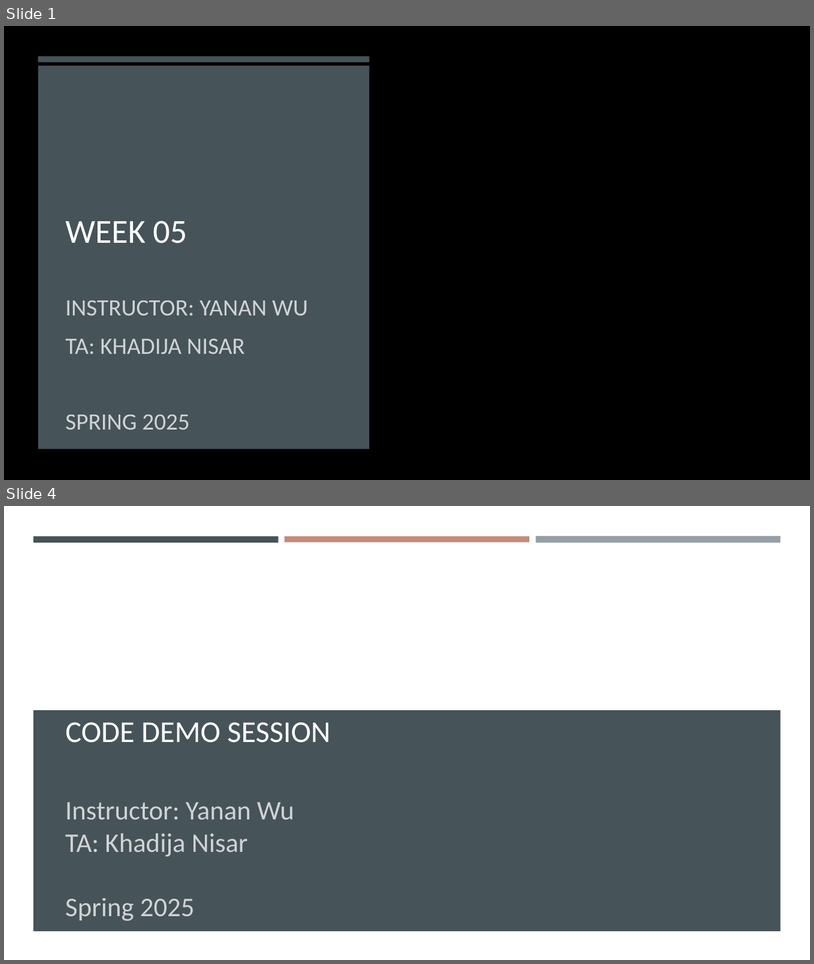
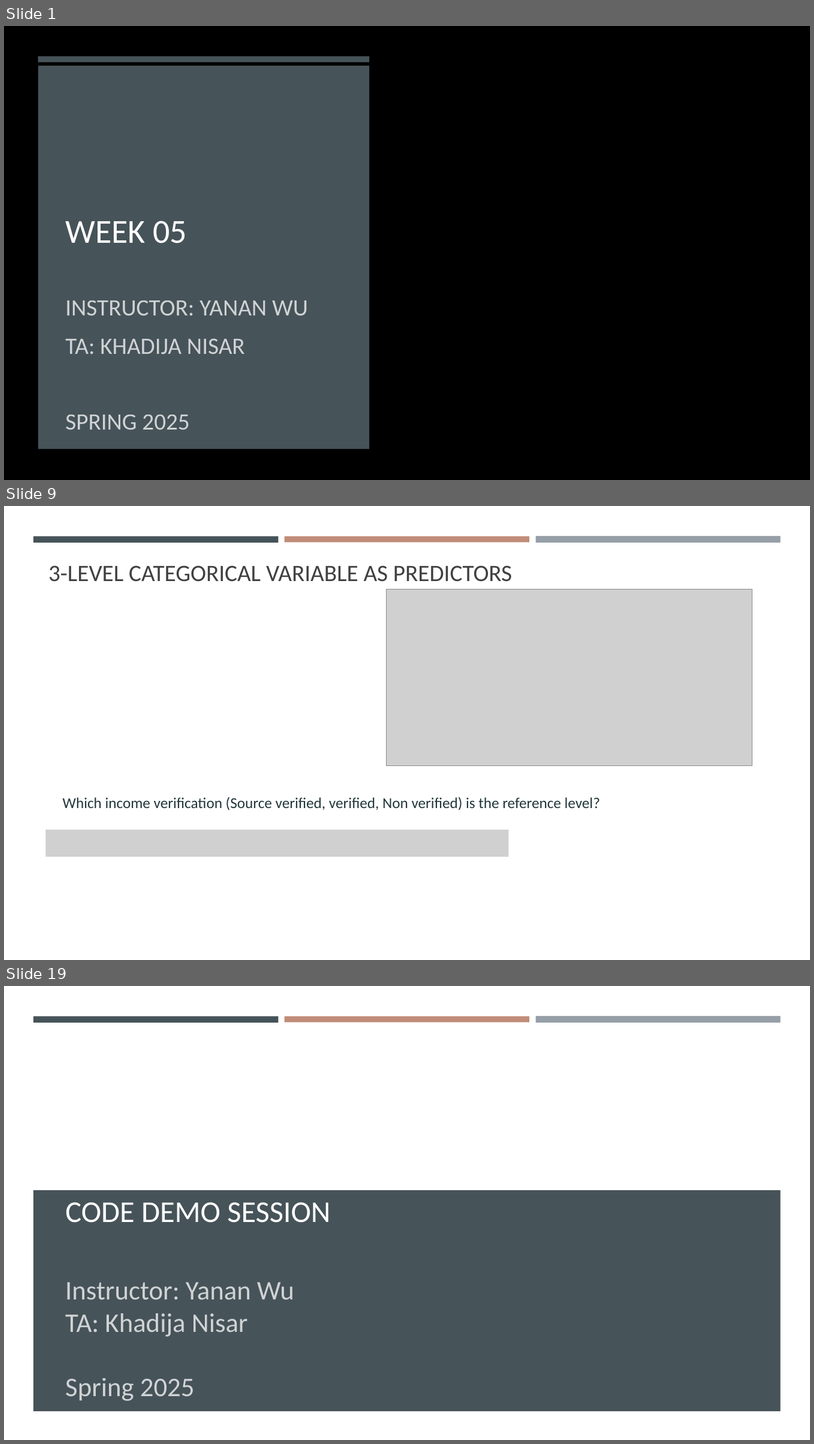
Before and after one commit to gisynw/geog-247, a slide deck: docs/Lectures/Week05/Week05_MultipleRegression.pptx. Shown one above the other, each under a label of ours: slides 1 and 4 before the commit, slides 1, 9 and 19 after it; the slides between them are not shown. The pictures are 814x964 and 814x1444 pixels, drawn with LibreOffice and Linux fonts; fonts in the diff are those of the drawing; grey boxes stand for pictures; background and template pictures are left out. Boxes give left, top, right and bottom in pixels: in the first picture for what was removed or moved away, otherwise in the second. Text is boxed around its words. In the diff, an @@ line names an element or a change of style, - is before the commit and + after.

```diff
--- a/docs/Lectures/Week05/Week05_MultipleRegression.pptx
+++ b/docs/Lectures/Week05/Week05_MultipleRegression.pptx
@@ slide 9 added at bbox=[4, 506, 810, 960], background #FFFFFF; not listed: 3 template elements that a slide beside it also shows @@
@@ title added at bbox=[48, 565, 512, 582], 28 pt, text #404040 @@
+3-LEVEL CATEGORICAL VARIABLE AS PREDICTORS
@@ picture added at bbox=[386, 589, 752, 766] @@
@@ text added at bbox=[63, 797, 600, 810], 18 pt, text #22373A @@
+Which income verification (Source verified, verified, Non verified) is the reference level?
@@ picture added at bbox=[46, 829, 509, 857] @@
@@ what was slide 4 is now slide 19 @@
```
Also in this commit, not shown: 1 slide changed, 15 other slides added, 2 slides removed, 11 other files.
